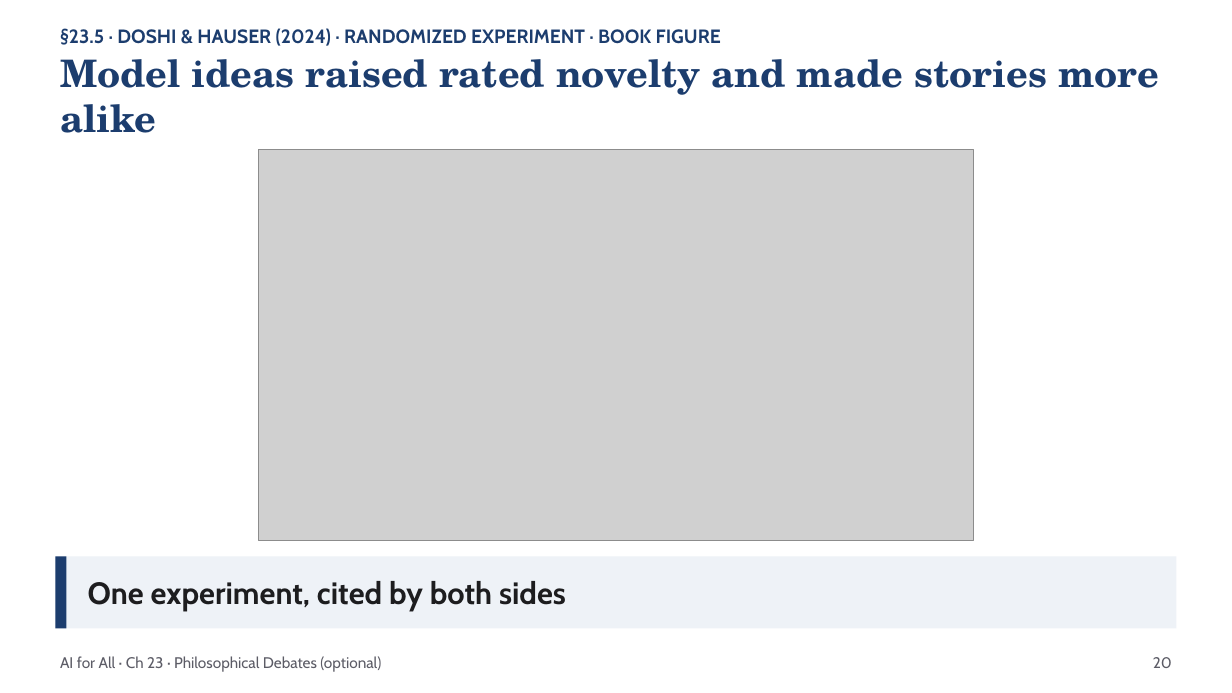
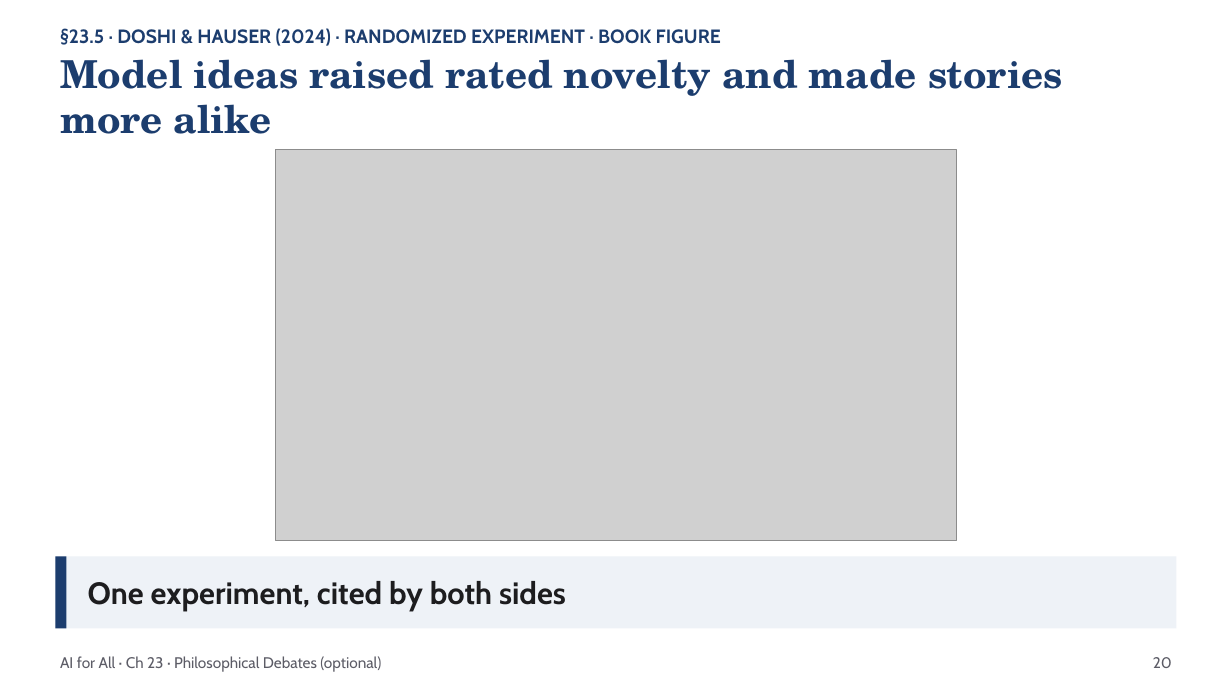
Before and after one commit to BilgisayarKavramlari/ai4all-book, a slide deck: slide 20 of slides/out/ch23-philosophical-debates-minds-meaning-and-responsibility.pptx. Drawn at 1232x693 pixels with LibreOffice and Linux fonts; fonts in the diff are those of the drawing; grey boxes stand for pictures. Boxes give left, top, right and bottom in pixels: in the first picture for what was removed or moved away, otherwise in the second. Text is boxed around its words. In the diff, an @@ line names an element or a change of style, - is before the commit and + after.

```diff
--- a/slides/out/ch23-philosophical-debates-minds-meaning-and-responsibility.pptx
+++ b/slides/out/ch23-philosophical-debates-minds-meaning-and-responsibility.pptx
@@ title "Model ideas raised rated novelty ..." at bbox=[60, 59, 1063, 134]: size 29.5 to 30 pt; line spacing 34.8pt to 35.4pt @@
@@ picture: place and size @@
-picture at bbox=[259, 150, 973, 541]
+picture at bbox=[275, 150, 957, 541]
```
Also in this commit, not shown: 5 other slides changed, 10 other files.
